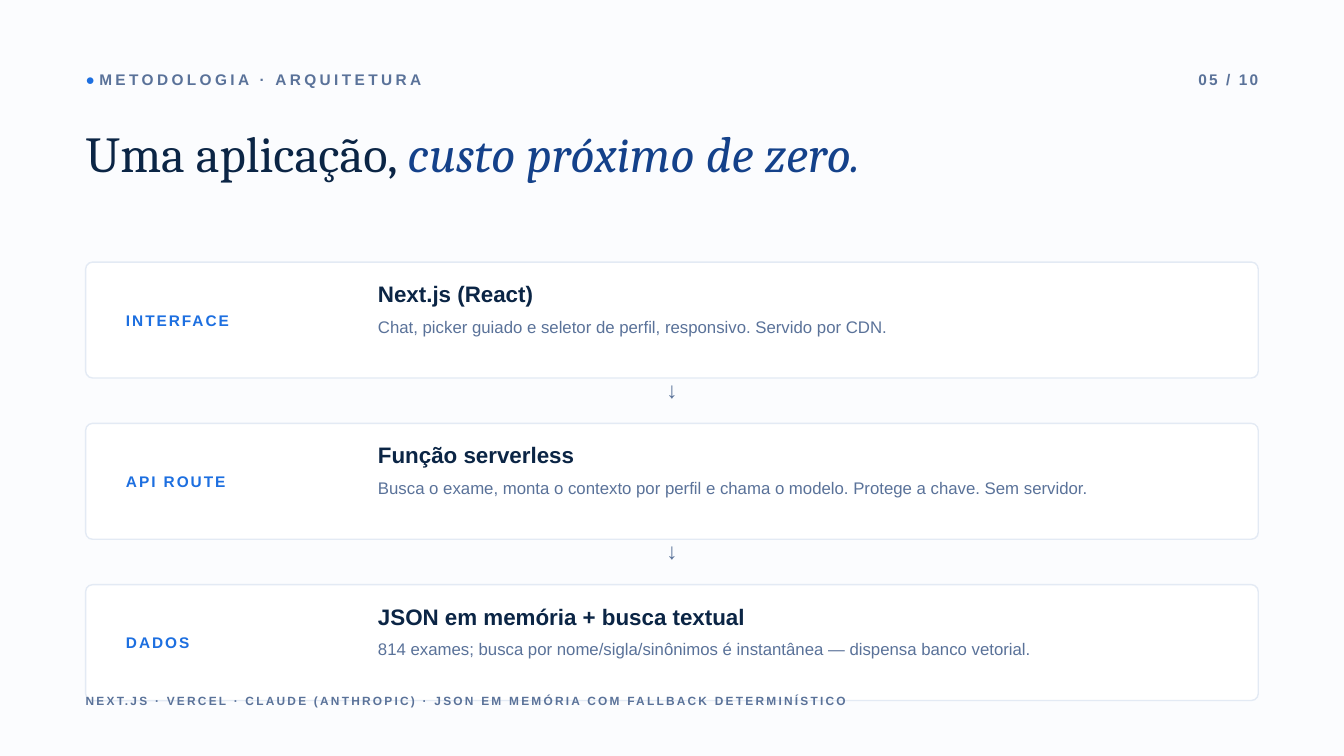
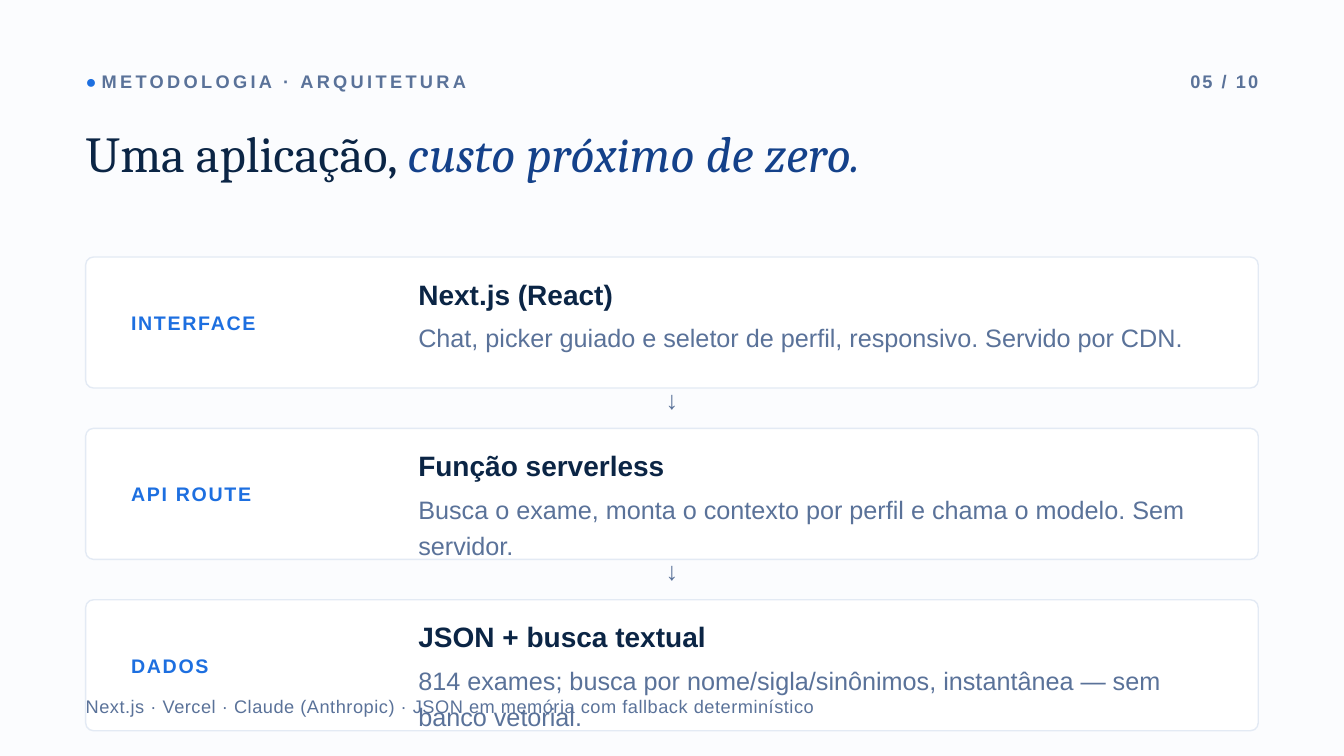
Before and after one commit to ata1de/hc-ufpe-exam-assistant, a slide deck: slide 6 of docs/Apresentacao_HC-UFPE.pptx. Drawn at 1344x756 pixels with LibreOffice and Linux fonts; fonts in the diff are those of the drawing. Boxes give left, top, right and bottom in pixels: in the first picture for what was removed or moved away, otherwise in the second. Text is boxed around its words. In the diff, an @@ line names an element or a change of style, - is before the commit and + after.

Commit message:
docs: bump presentation body text to >=18pt, drop presentation-time meta

```diff
--- a/docs/Apresentacao_HC-UFPE.pptx
+++ b/docs/Apresentacao_HC-UFPE.pptx
@@ text "● METODOLOGIA · ARQUITETURA" at [102, 75, 466, 92]: size 11 to 13 pt @@
@@ text "05 / 10" at [1190, 75, 1258, 88]: size 11 to 13 pt @@
@@ text "05 / 10": place and size @@
-text "05 / 10" at [1198, 74, 1258, 85]
+text "05 / 10" at [1190, 75, 1258, 88]
@@ rounded rectangle: place and size @@
-rounded rectangle at [86, 262, 1258, 378]
+rounded rectangle at [86, 257, 1258, 388]
@@ text "Next.js (React)": place and size @@
-text "Next.js (React)" at [378, 285, 887, 337]
+text "Next.js (React)" at [418, 284, 1183, 352]
@@ text "Next.js (React)" at [418, 284, 1183, 352]: size 16 to 20 pt in "Next.js (React)"; size 12 to 18 pt in "Chat, picker guiado e seletor de perfil, ..."; more space between paragraphs; line spacing 1.25 to 1.2 @@
@@ text "↓": place and size @@
-text "↓" at [86, 376, 1258, 421]
+text "↓" at [86, 384, 1258, 424]
@@ text "↓" at [86, 384, 1258, 424]: size 16 to 18 pt @@
@@ rounded rectangle: place and size @@
-rounded rectangle at [86, 423, 1258, 539]
+rounded rectangle at [86, 429, 1258, 560]
@@ text "Função serverless": place and size @@
-text "Função serverless" at [378, 446, 1087, 498]
+text "Função serverless" at [418, 455, 1184, 555]
@@ text at [418, 455, 665, 481]: size 16 to 20 pt in "Função serverless"; more space between paragraphs @@
@@ text at [418, 500, 1184, 555]: text changed; size 12 to 18 pt @@
-Busca o exame, monta o contexto por perfil e chama o modelo. Protege a chave. Sem servidor.
+Busca o exame, monta o contexto por perfil e chama o modelo. Sem servidor.
@@ text "↓" at [86, 556, 1258, 596]: size 16 to 18 pt @@
@@ text "↓": place and size @@
-text "↓" at [86, 537, 1258, 583]
+text "↓" at [86, 556, 1258, 596]
@@ rounded rectangle: place and size @@
-rounded rectangle at [86, 585, 1258, 701]
+rounded rectangle at [86, 600, 1258, 731]
@@ size 11 to 14 pt, letter spacing 1.4 to 1.2 pt in 3 elements at [131, 316, 256, 330], [131, 487, 251, 502], [131, 659, 209, 674] @@
@@ text "DADOS": place and size @@
-text "DADOS" at [126, 637, 189, 648]
+text "DADOS" at [131, 659, 209, 674]
@@ text at [418, 626, 1161, 726]: text changed; size 12 to 18 pt @@
-JSON em memória + busca textual
-814 exames; busca por nome/sigla/sinônimos é instantânea — dispensa banco vetorial.
+JSON + busca textual
+814 exames; busca por nome/sigla/sinônimos, instantânea — sem banco vetorial.
@@ text at [86, 699, 814, 717]: text changed; size 8.5 to 13 pt; bold off @@
-NEXT.JS · VERCEL · CLAUDE (ANTHROPIC) · JSON EM MEMÓRIA COM FALLBACK DETERMINÍSTICO
+Next.js · Vercel · Claude (Anthropic) · JSON em memória com fallback determinístico
```
Also in this commit, not shown: 10 other slides changed.
